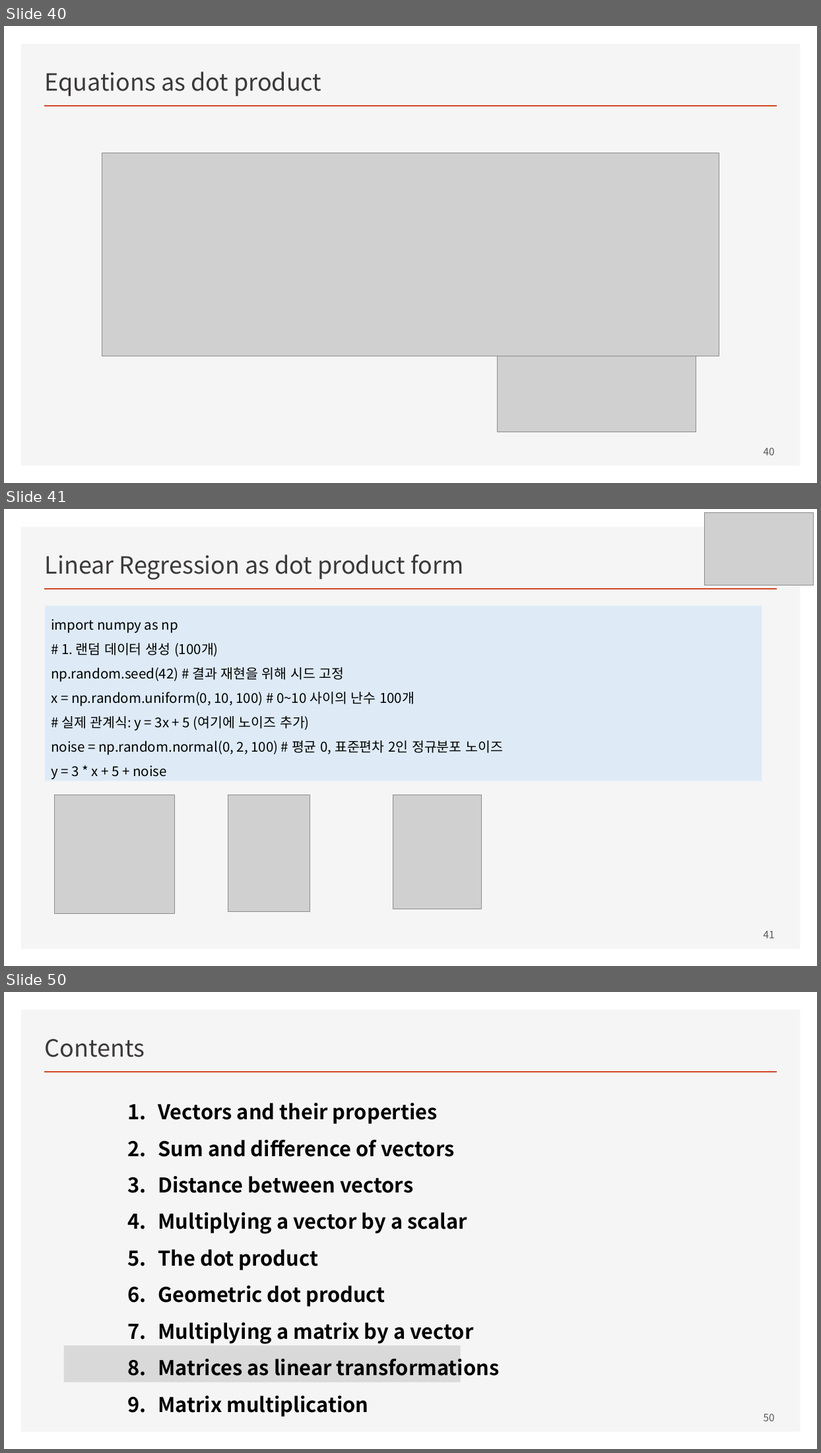
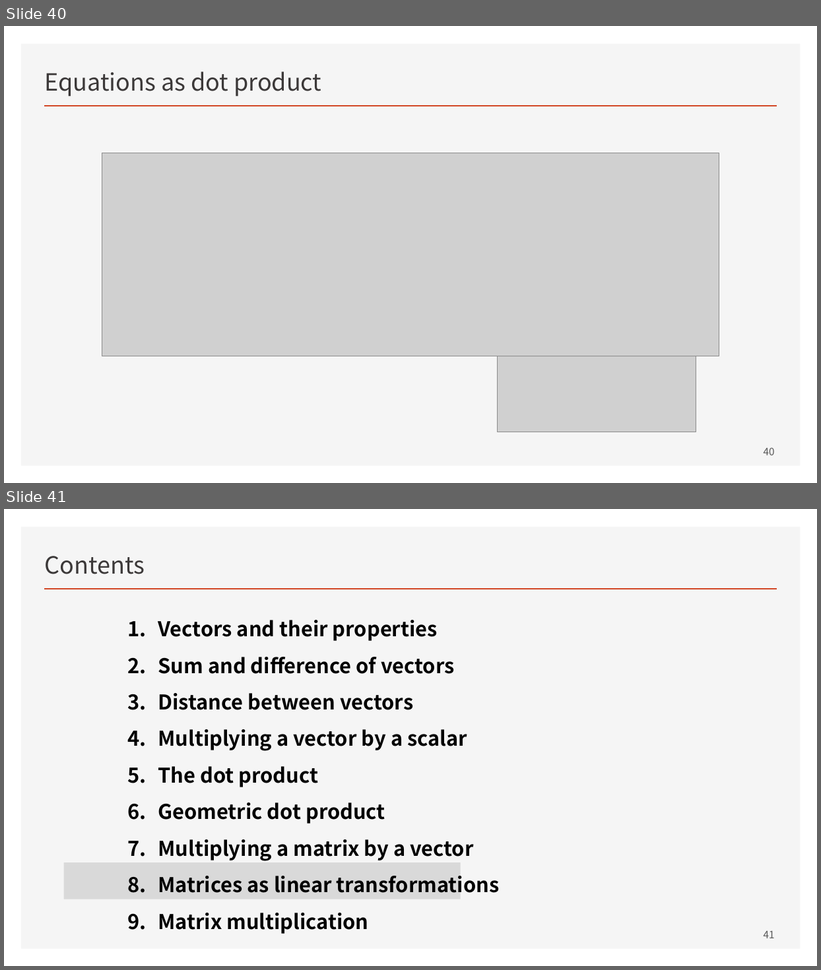
Before and after one commit to ancestor9/mathematics-for-machine-learning, a slide deck: w3_Vectors_and_Linear_Transformations.pptx. Shown one above the other, each under a label of ours: slides 40, 41 and 50 before the commit, slides 40 and 41 after it; the slides between them are not shown. The pictures are 821x1453 and 821x970 pixels, drawn with LibreOffice and Linux fonts; fonts in the diff are those of the drawing; grey boxes stand for pictures. Boxes give left, top, right and bottom in pixels: in the first picture for what was removed or moved away, otherwise in the second. Text is boxed around its words. In the diff, an @@ line names an element or a change of style, - is before the commit and + after.

```diff
--- a/w3_Vectors_and_Linear_Transformations.pptx
+++ b/w3_Vectors_and_Linear_Transformations.pptx
@@ slide 41 removed at <box>4,509,817,966</box>, background #FFFFFF; not listed: 2 template elements that a slide beside it also shows @@
@@ picture removed at <box>705,513,814,586</box> @@
@@ title removed at <box>45,555,463,580</box> @@
-Linear Regression as dot product form
@@ rectangle removed at <box>45,606,762,782</box> @@
-import numpy as np
-# 1. 랜덤 데이터 생성 (100개)
-np.random.seed(42) # 결과 재현을 위해 시드 고정
-x = np.random.uniform(0, 10, 100) # 0~10 사이의 난수 100개
-# 실제 관계식: y = 3x + 5 (여기에 노이즈 추가)
-noise = np.random.normal(0, 2, 100) # 평균 0, 표준편차 2인 정규분포 노이즈
-y = 3 * x + 5 + noise
@@ picture removed at <box>55,795,175,914</box> @@
@@ picture removed at <box>228,795,310,912</box> @@
@@ picture removed at <box>393,795,482,909</box> @@
@@ page number removed at <box>764,931,775,939</box> @@
-41
@@ what was slide 50 is now slide 41 @@
@@ page number at <box>764,931,775,939</box>: text changed @@
-50
+41
```
Also in this commit, not shown: 2 slides changed, 8 other slides removed.
